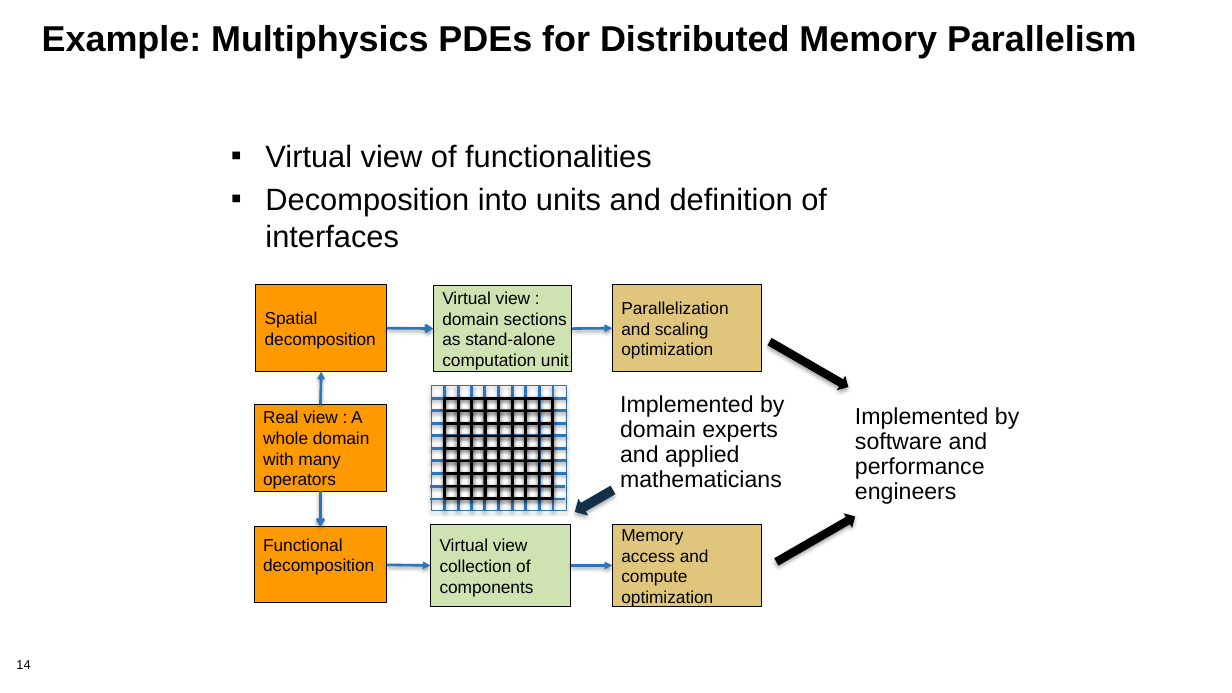
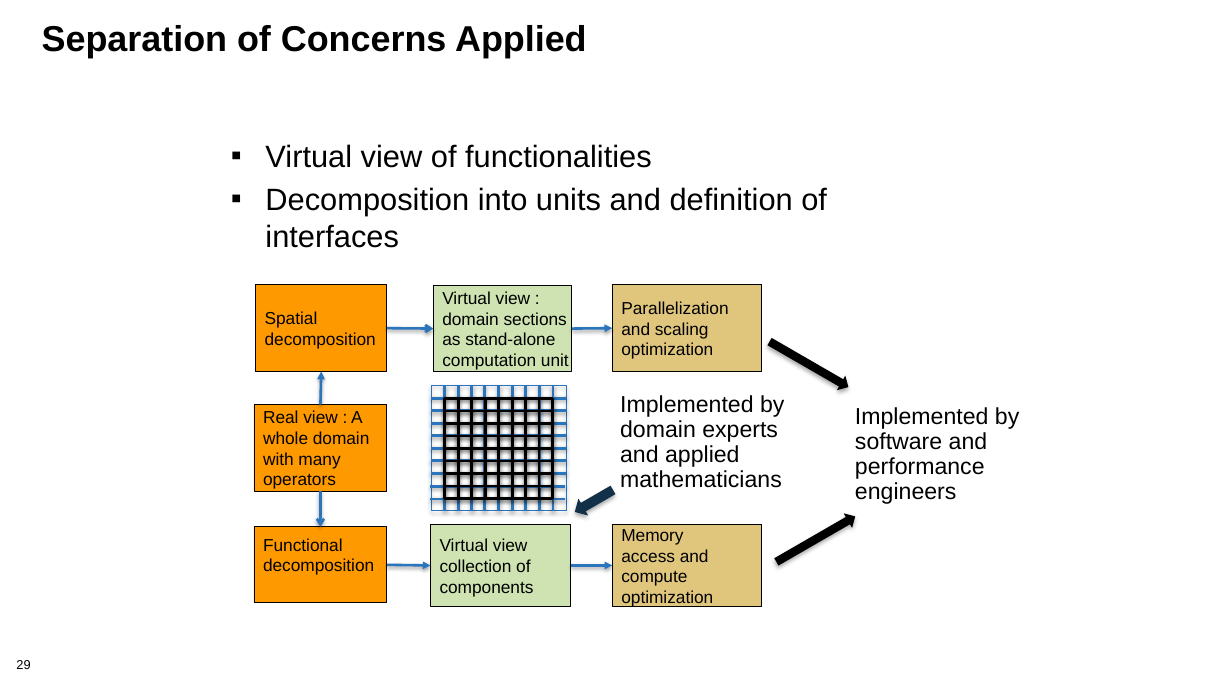
Before and after one commit to bssw-tutorial/presentations, a slide deck: slide 29 of design.pptx (slide 14 before the commit). Drawn at 1232x693 pixels with LibreOffice and Linux fonts; fonts in the diff are those of the drawing; background and template pictures are left out. Boxes give left, top, right and bottom in pixels: in the first picture for what was removed or moved away, otherwise in the second. Text is boxed around its words. In the diff, an @@ line names an element or a change of style, - is before the commit and + after.

```diff
--- a/design.pptx
+++ b/design.pptx
@@ title at (42,25,587,58): text changed @@
-Example: Multiphysics PDEs for Distributed Memory Parallelism
+Separation of Concerns Applied
@@ page number at (16,660,30,669): text changed @@
-14
+29
```
Also in this commit, not shown: 8 other slides changed, 40 slides added, 15 slides removed, 1 other file.
